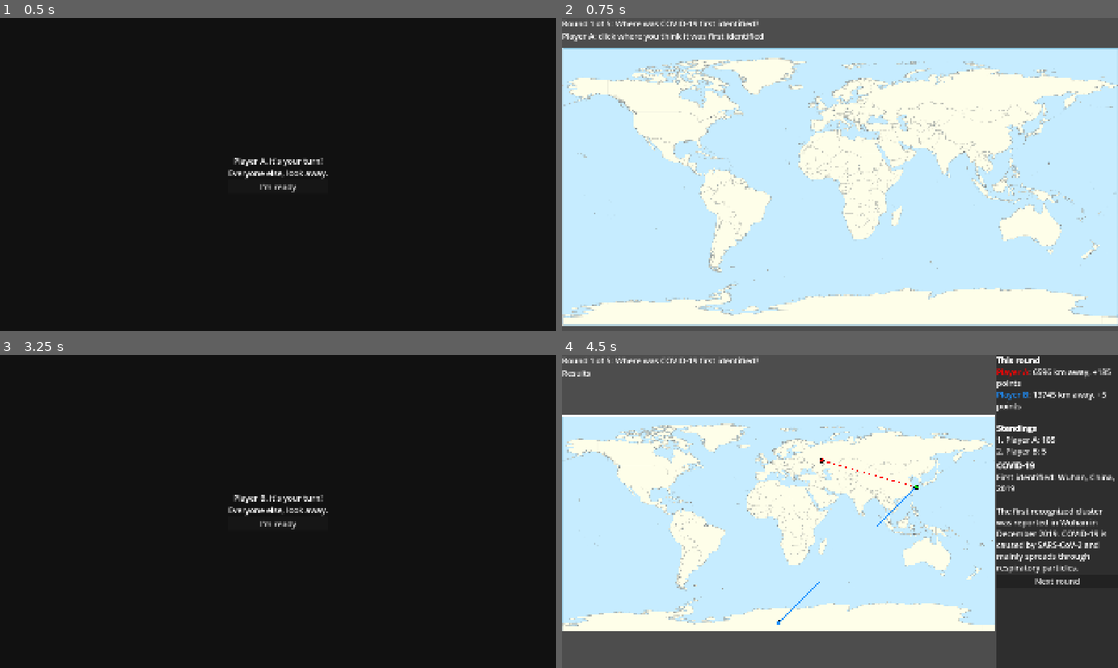
Above: before the commit, frames 1-4 (two rows, left to right).
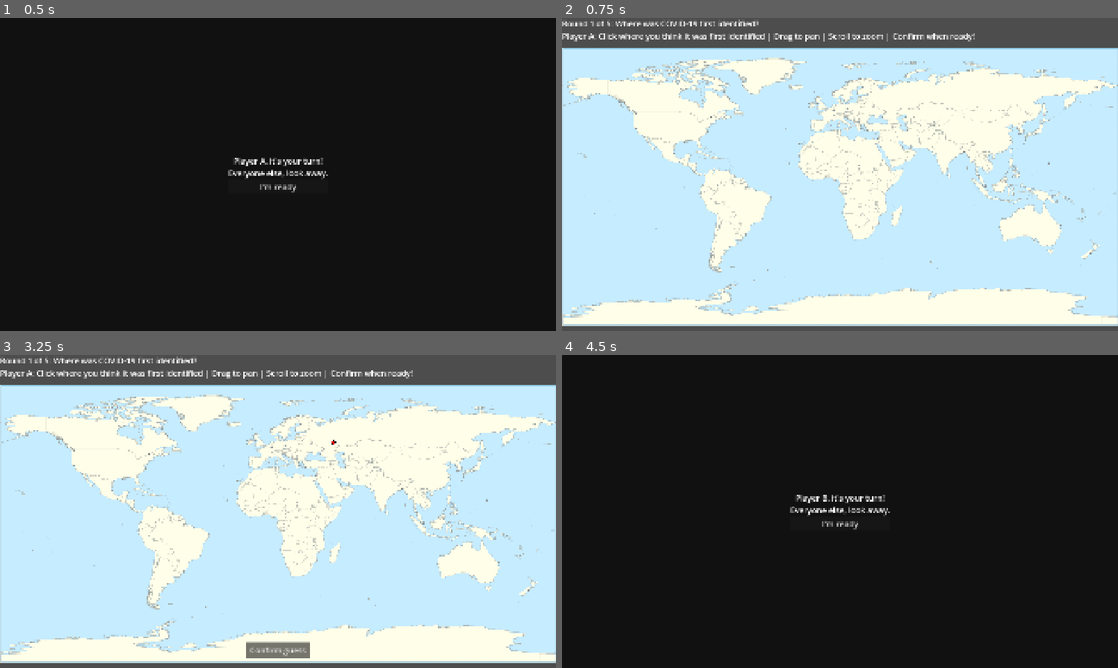
Above: after the commit, the same moments.

Repository: cisc-3667-fall-2026/Group-Project-2
Game: Godot game, scene res://scenes/Game.tscn
The game is run twice, just before and just after one commit, with the same random seed, the same clock (stepped at 60 frames per second) and the same inputs. This scene is started directly instead of the project's main scene.
Inputs (mouse positions are in pixels of both pictures, inside the frame that each line leads up to):
- Up to frame 1 (0.5 s): no input
- Up to frame 2 (0.75 s): click "I'm ready" at 0.5 s
- Up to frame 3 (3.25 s): tap Enter at 1.25, 2.75 s; drag from (278, 524) to (333, 442) at 1.27 s; tap Space at 2 s; drag from (166, 527) to (250, 574) at 2.02 s; move the mouse to (333, 442) at 2.77 s; click (333, 442) at 2.92 s
- Up to frame 4 (4.5 s): click (840, 524) at 3.5 s, where only the run before the commit has a clickable "I'm ready"; click (840, 649) at 4.25 s, where only the run after the commit has a clickable "Confirm guess"

Frame 1 is identical in both runs. In frame 2, 0.8% of the frame differs, in the area x 6-75%, y 4-8%; in frame 3, 100%, in the area x 0-100%, y 0-100%; in frame 4, 99%.

Commit message:
feat(ui): let players preview and confirm map guesses
Co-authored-by: OpenAI Codex <noreply@openai.com>

Diff:
--- a/scenes/Game.tscn
+++ b/scenes/Game.tscn
@@ -3,7 +3,7 @@
 [ext_resource type="PackedScene" uid="uid://ditvvo03wuj8b" path="res://scenes/PrivacyScreen.tscn" id="1_ibkli"]
 [ext_resource type="Script" uid="uid://521u7h4j1pge" path="res://scripts/Scene/Game.gd" id="1_qbsmt"]
 [ext_resource type="Texture2D" uid="uid://cenv3u1klrha8" path="res://assets/graphics/Worldmap_location_NED_50m_20000-10027 (1).png" id="2_78awf"]
-[ext_resource type="Script" uid="uid://dgwdeco85y6e3" path="res://scripts/Scene/Pins.gd" id="3_s0nni"]
+[ext_resource type="Script" uid="uid://b3x5agk6qv2hm" path="res://scripts/Node/pins.gd" id="3_s0nni"]
 [ext_resource type="Script" uid="uid://cmuco818s33c1" path="res://scripts/Node/map_view.gd" id="4_view"]
 
 [node name="Game" type="Control" unique_id=26081044]
@@ -65,6 +65,21 @@
 mouse_filter = 2
 script = ExtResource("3_s0nni")
 
+[node name="ConfirmButton" type="Button" parent="Layout/LeftSide/MapHolder/MapViewport"]
+unique_name_in_owner = true
+visible = false
+anchor_left = 0.5
+anchor_top = 1.0
+anchor_right = 0.5
+anchor_bottom = 1.0
+offset_left = -110.0
+offset_top = -72.0
+offset_right = 110.0
+offset_bottom = -16.0
+grow_horizontal = 2
+grow_vertical = 0
+text = "Confirm guess"
+
 [node name="RevealPanel" type="PanelContainer" parent="Layout" unique_id=1140227619]
 unique_name_in_owner = true
 visible = false
--- a/scenes/Instructions.tscn
+++ b/scenes/Instructions.tscn
@@ -37,7 +37,7 @@
 [b]Each round:[/b]
 1. A disease is named, and each player takes a turn in order.
 2. When it's your turn, the others look away. Press [i]I'm ready[/i] and click the map where you think the disease was first identified.
-3. Your pin stays hidden until everyone has guessed.
+3. Click again to move your pin. Press Confirm guess to finish your turn. Everyone sees the guesses after the last player confirms.
 
 [b]Scoring:[/b] After everyone guesses, the real location appears in green. The closer your pin, the more points you get, up to 5,000 for a perfect guess.
 
@@ -80,11 +80,11 @@
 There are 5 rounds:
 1. Every round, you and the others will be shown the name of a disease.
 2. The objective is to determine where in the world the disease was first identified.
-3. You will take turns entering your answer by placing a pin on the map.
+3. You will take turns entering your answer by clicking to place a pin on the map.
 - Before your turn, there will be a privacy screen with a confirmation prompt. Make sure no one else is looking so they don't cheat off of you!
-4. Pan and zoom around the map to get a precise placement for your pin.
-5. Confirm the pin's placement, and pass the device on to the next player on the screen.
-6. After every player has placed a pin, the location of the disease is revealed with a golden pin.
+4. Drag to pan and scroll to zoom. Click again to move your pin.
+5. Press Confirm guess to finish your turn, then pass the device to the next player.
+6. After the last player confirms, everyone sees the guesses and the correct location in green.
 7. Alongside the answer, an educational fact about the disease is revealed. Be sure to remember them to help you out later!
 
 [b]Scoring[/b]
--- a/scripts/Node/pins.gd
+++ b/scripts/Node/pins.gd
@@ -2,6 +2,20 @@
 
 var pins: Array = []    # each: {"lat": float, "lon": float, "color": Color}
 var lines: Array = []   # each: {"from": Vector2(lat, lon), "to": Vector2(lat, lon), "color": Color}
+
+var preview_location: Variant = null
+var preview_color: Color
+
+func show_preview(coordinates: Vector2, color: Color) -> void:
+	preview_location = coordinates
+	preview_color = color
+
+	queue_redraw()
+
+func clear_preview() -> void:
+	preview_location = null
+
+	queue_redraw()
 
 func latlon_to_pixel(lat: float, lon: float) -> Vector2:
 	return Vector2((lon + 180.0) / 360.0 * size.x, (90.0 - lat) / 180.0 * size.y)
@@ -15,6 +29,8 @@
 	queue_redraw()
 
 func clear_all() -> void:
+	preview_location = null
+
 	pins.clear()
 	lines.clear()
 	queue_redraw()
@@ -25,9 +41,14 @@
 		var b := latlon_to_pixel(l["to"].x, l["to"].y)
 		draw_line(a, b, l["color"], 2.0)
 	for p in pins:
-		var pos := latlon_to_pixel(p["lat"], p["lon"])
-		draw_circle(pos, 8.0, Color.BLACK)   # outline
-		draw_circle(pos, 6.0, p["color"])
+		draw_pin(p["lat"], p["lon"], p["color"])
+	if preview_location != null:
+		draw_pin(preview_location.x, preview_location.y, preview_color)
+
+func draw_pin(x: float, y: float, color: Color) -> void:
+	var coordinates := latlon_to_pixel(x, y)
+	draw_circle(coordinates, 8.0, Color.BLACK)   # outline
+	draw_circle(coordinates, 6.0, color)
 
 func _notification(what: int) -> void:
 	if what == NOTIFICATION_RESIZED:
--- a/scripts/Scene/Game.gd
+++ b/scripts/Scene/Game.gd
@@ -23,6 +23,7 @@
 		return
 
 	%MapViewport.map_clicked.connect(_on_map_clicked)
+	%ConfirmButton.pressed.connect(_on_confirm_pressed)
 	$PrivacyScreen.player_ready.connect(_on_player_ready)
 	%NextButton.pressed.connect(_on_next_pressed)
 	start_round()
@@ -48,18 +49,24 @@
 
 # Called when PrivacyScreen sends its player_ready signal.
 func _on_player_ready() -> void:
-	%TurnLabel.text = "%s: click where you think it was first identified" % PlayerManager.get_players()[PlayerManager.list_index].name
+	var player_name = PlayerManager.get_players()[PlayerManager.list_index].name
+	%TurnLabel.text = "%s: Click where you think it was first identified | Drag to pan | Scroll to zoom | Confirm when ready!" % player_name
 	%MapViewport.input_enabled = true
 	accepting_clicks = true
 
 func _on_map_clicked(coordinates: Vector2) -> void:
-	if accepting_clicks:
-		place_guess(pixel_to_latlon(coordinates))
+	if not accepting_clicks:
+		return
+	%Pins.show_preview(pixel_to_latlon(coordinates), PLAYER_COLORS[PlayerManager.list_index])
+	%ConfirmButton.show()
 
-func place_guess(coordinates: Vector2) -> void:
+func _on_confirm_pressed() -> void:
+	if not accepting_clicks or %Pins.preview_location == null:
+		return
 	accepting_clicks = false
-
-	guesses.append(coordinates)
+	guesses.append(%Pins.preview_location)
+	%Pins.clear_preview()
+	%ConfirmButton.hide()
 
 	if PlayerManager.list_index < PlayerManager.get_players().size() - 1:
 		PlayerManager.select_next_player()
Not shown, changed: scripts/Node/pins.gd.uid
